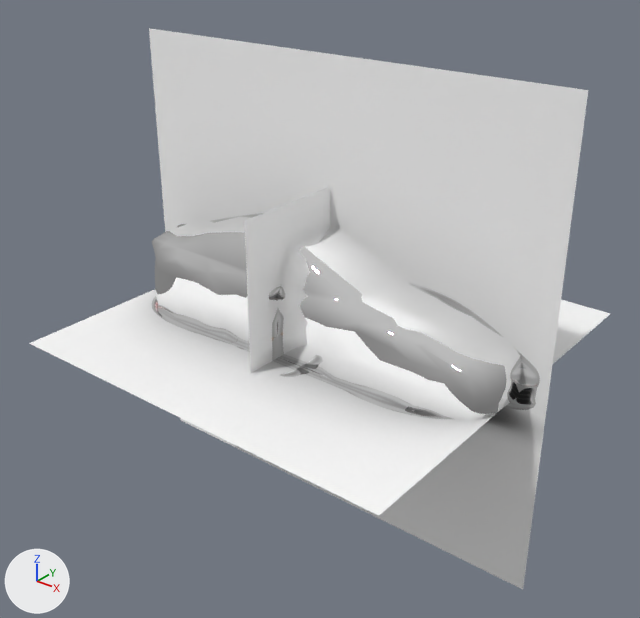
A saved change to the Blender file Porsche paint model/Paint_tester8.blend.
Camera for both pictures: a camera (50 mm lens) standing at (0.1187, -0.1522, 0.0909) and looking at (-0.0012, -0.0022, -0.002). Arrows for +X, +Y and +Z are at lower left; the lights stay in place.
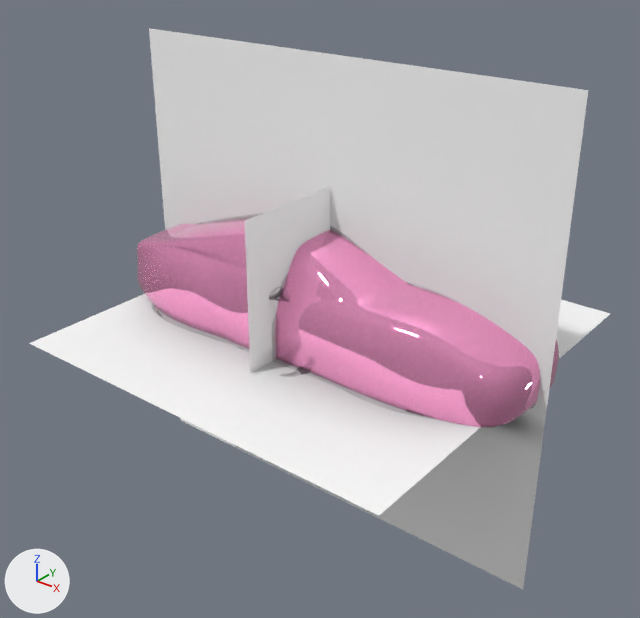
Location of each change, [x1, y1, x2, y2] in pixels of the pictures (640 x 618 px):
'Paint_tester', recoloured, surface changed, reshaped, modifiers changed (white to pink, 14% wider): before [152, 216, 523, 421]; after [137, 218, 559, 427]

The change, as a list of edits to the scene's bpy script:
```text
Change mat_material:
    mat_material.base_color: (1.0, 1.0, 1.0) -> (1.0, 0.371, 0.651)  # white #ffffff -> pink #ffa4d3
    mat_material.metallic: 1.0 -> 0.745
Change me_plane:
    used by ob_paint_tester; location = (0.0, 0.0, 0.0214); scale = (0.0194, 0.0194, 0.0194)
    remove me_plane.from_pydata(...)  # 177 vertices, 150 faces; spans x -2.53..2.65, y 0.0..1.04, z -1.5..-0.11
    add me_plane.from_pydata(...)  # 177 vertices, 150 faces; spans x -2.85..2.87, y 0.0..1.08, z -1.5..-0.15
    me_plane part 1: 176 of 177 vertices moved; they spanned x -2.53..2.65, y 0.0..1.04, z -1.5..-0.11 and now span x -2.85..2.87, y 0.0..1.08, z -1.5..-0.15; mean shift (-0.07, -0.01, -0.05); largest move (-2.19, 0.0, -1.27) -> (-2.77, 0.0, -1.47)
Change ob_paint_tester:
    add _m = ob_paint_tester.modifiers.new('Subdivision', 'SUBSURF')
    add _m.levels = 3
    add _m = ob_paint_tester.modifiers.new('Solidify', 'SOLIDIFY')
    add _m.thickness = 0.05
```
